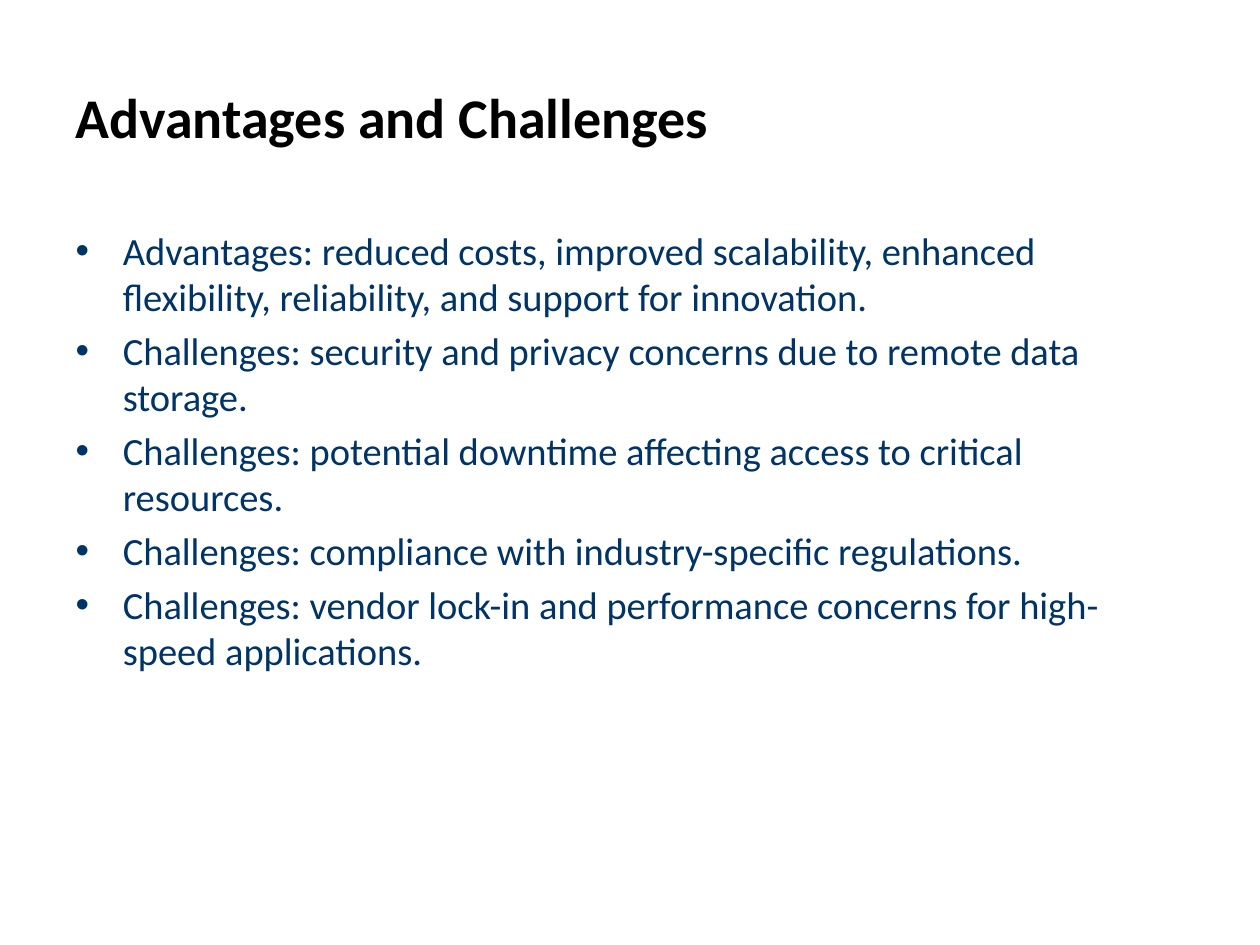
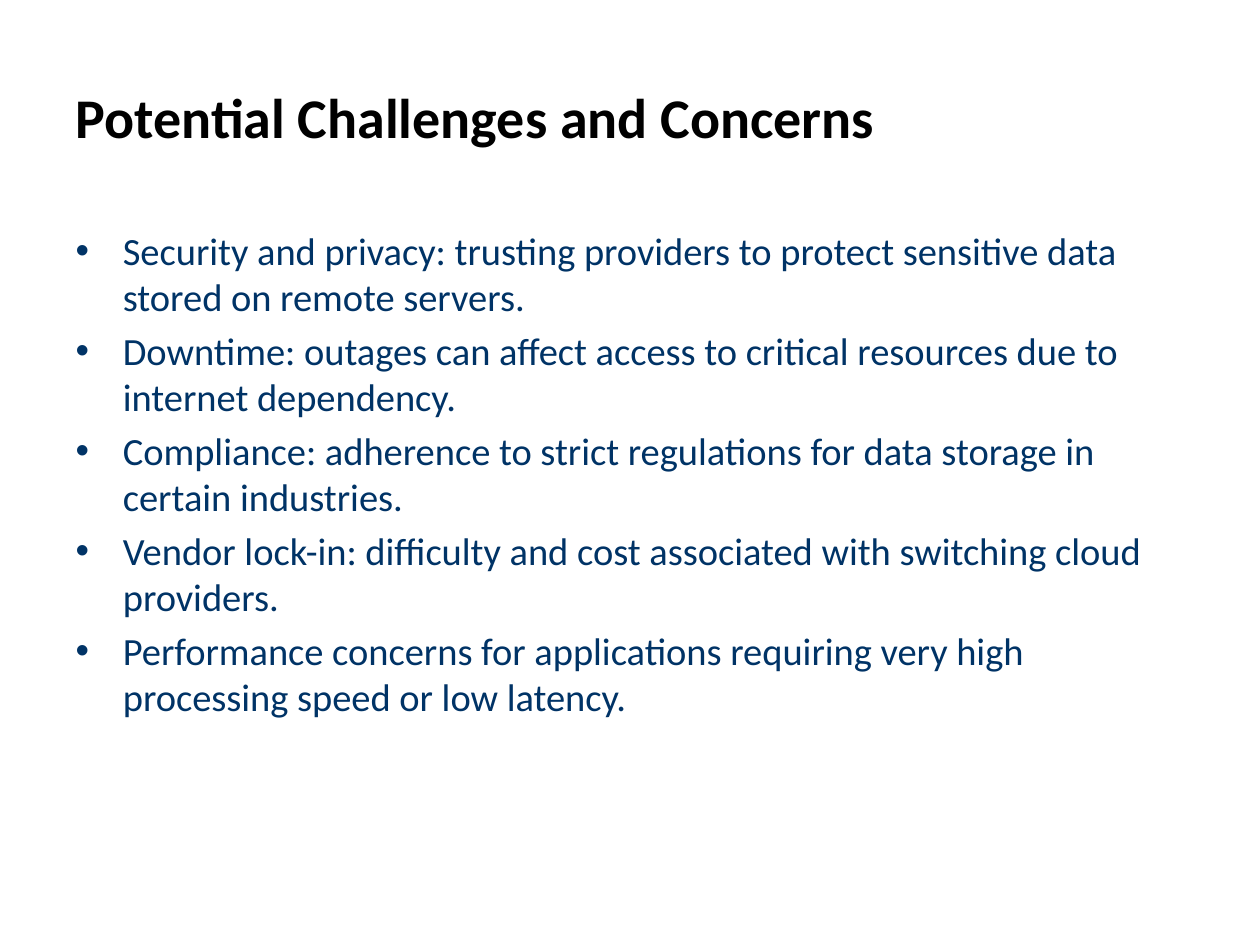
Before and after one commit to CodeByMonil/Lecture-Notes-Processor, a slide deck: slide 7 of outputs/slides/Monil_cc-lecture.pptx (slide 6 before the commit). Drawn at 1260x945 pixels with LibreOffice and Linux fonts; fonts in the diff are those of the drawing. Boxes give left, top, right and bottom in pixels: in the first picture for what was removed or moved away, otherwise in the second. Text is boxed around its words. In the diff, an @@ line names an element or a change of style, - is before the commit and + after.

```diff
--- a/outputs/slides/Monil_cc-lecture.pptx
+++ b/outputs/slides/Monil_cc-lecture.pptx
@@ title at (x1=76, y1=98, x2=874, y2=148): text changed @@
-Advantages and Challenges
+Potential Challenges and Concerns
@@ text at (x1=123, y1=238, x2=1141, y2=718): text changed @@
-• Advantages: reduced costs, improved scalability, enhanced flexibility, reliability, and support for innovation.
-• Challenges: security and privacy concerns due to remote data storage.
-• Challenges: potential downtime affecting access to critical resources.
-• Challenges: compliance with industry-specific regulations.
-• Challenges: vendor lock-in and performance concerns for high-speed applications.
+• Security and privacy: trusting providers to protect sensitive data stored on remote servers.
+• Downtime: outages can affect access to critical resources due to internet dependency.
+• Compliance: adherence to strict regulations for data storage in certain industries.
+• Vendor lock-in: difficulty and cost associated with switching cloud providers.
+• Performance concerns for applications requiring very high processing speed or low latency.
```
Also in this commit, not shown: 6 other slides changed, 2 slides added, 1 slide removed, 19 other files.
